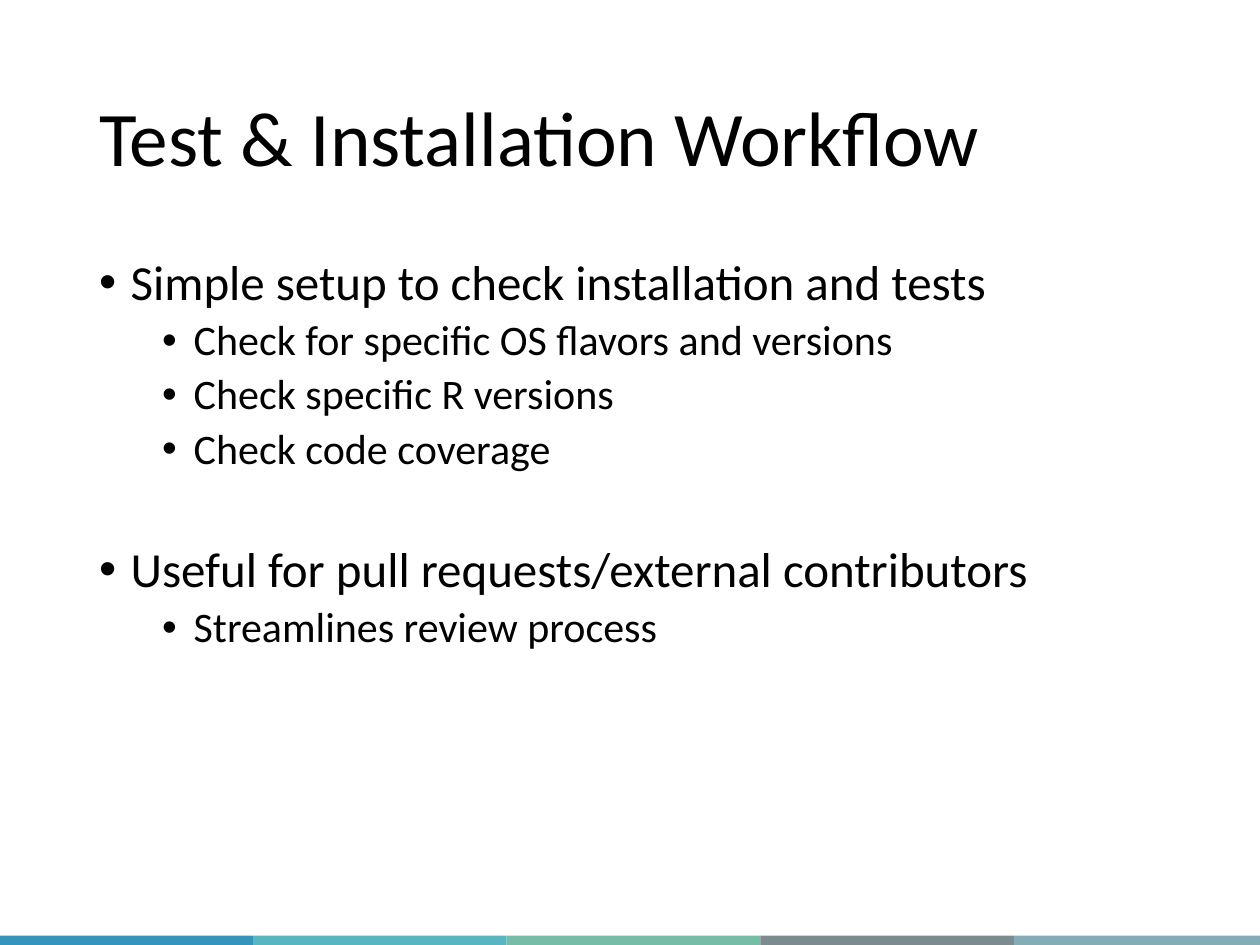
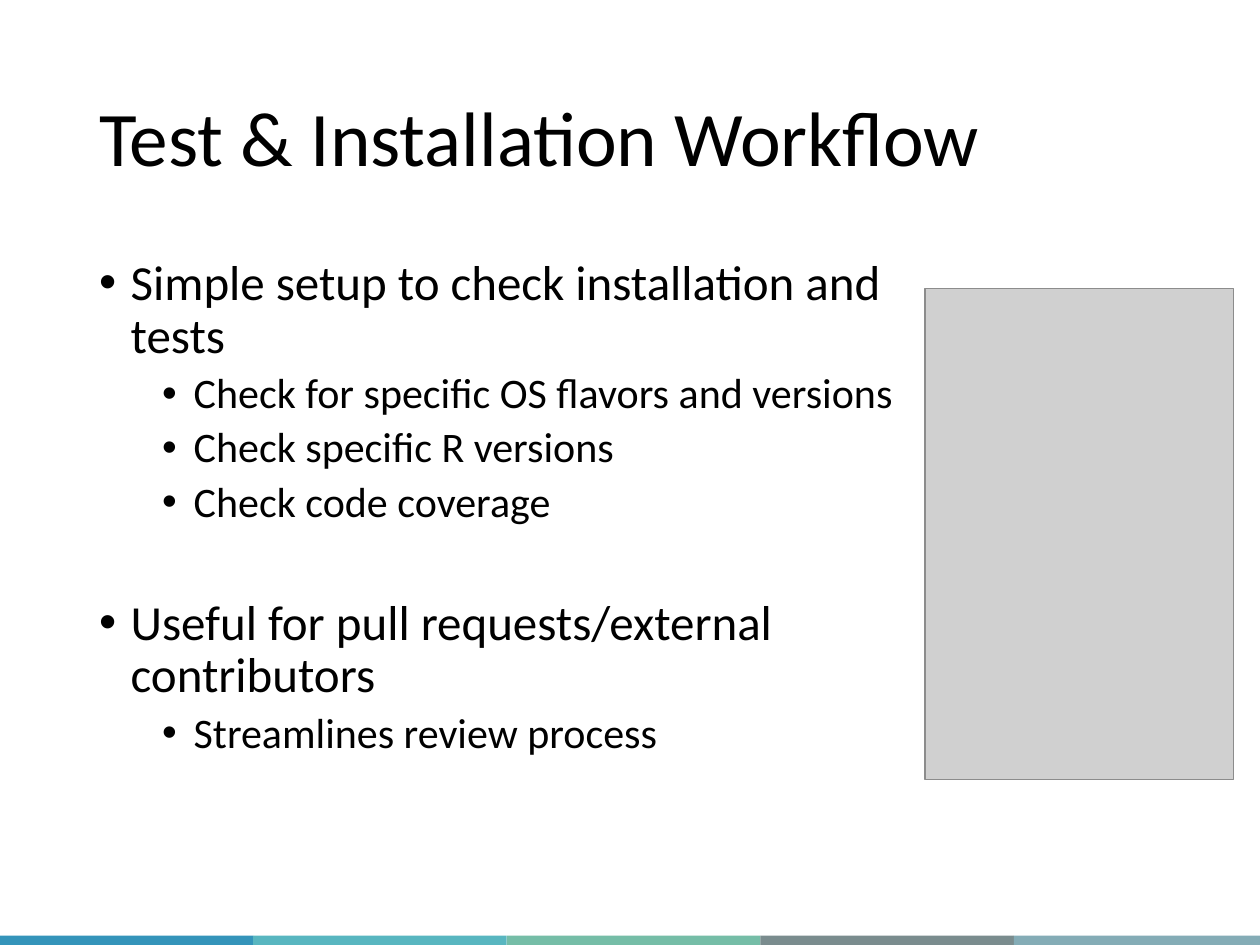
Before and after one commit to QLS-MiCM/RPackageDevelopment, a slide deck: slide 45 of Slides/RPackageDevelopment_Slides.pptx (slide 43 before the commit). Drawn at 1260x945 pixels with LibreOffice and Linux fonts; fonts in the diff are those of the drawing; grey boxes stand for pictures; background and template pictures are left out. Boxes give left, top, right and bottom in pixels: in the first picture for what was removed or moved away, otherwise in the second. Text is boxed around its words. In the diff, an @@ line names an element or a change of style, - is before the commit and + after.

```diff
--- a/Slides/RPackageDevelopment_Slides.pptx
+++ b/Slides/RPackageDevelopment_Slides.pptx
@@ text "Simple setup to check installation ..." rewrapped from [131,266,1027,649] to [131,266,892,755] @@
@@ picture added at [925,289,1234,780] @@
```
Also in this commit, not shown: 6 other slides changed, 9 slides added, 7 slides removed.
